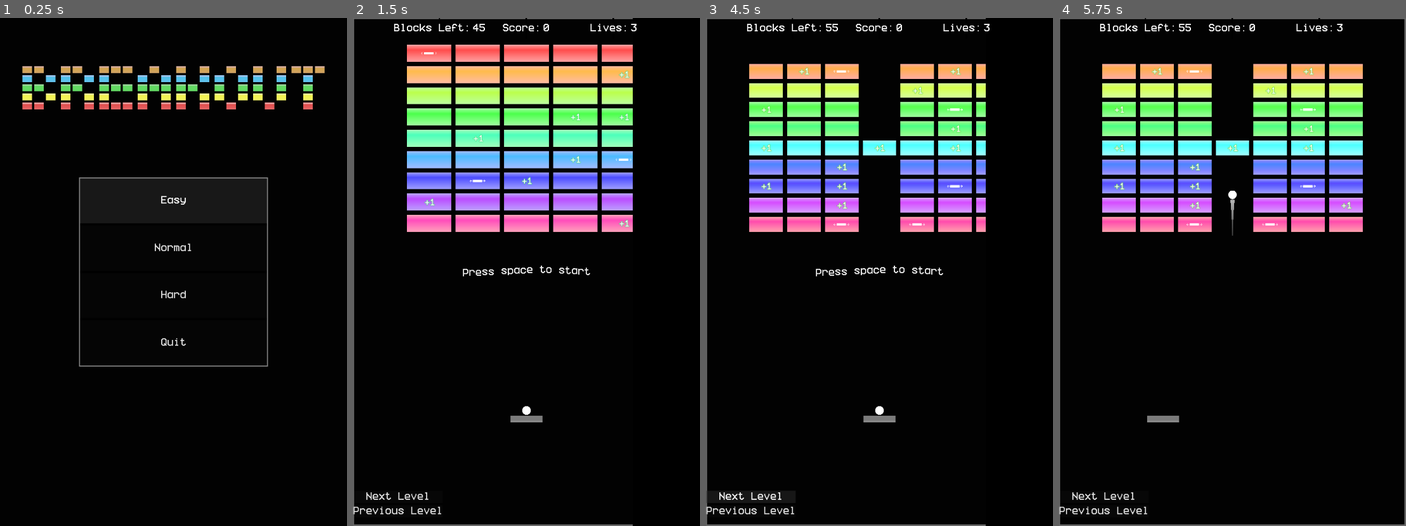
Above: before the commit, frames 1-4 (left to right).
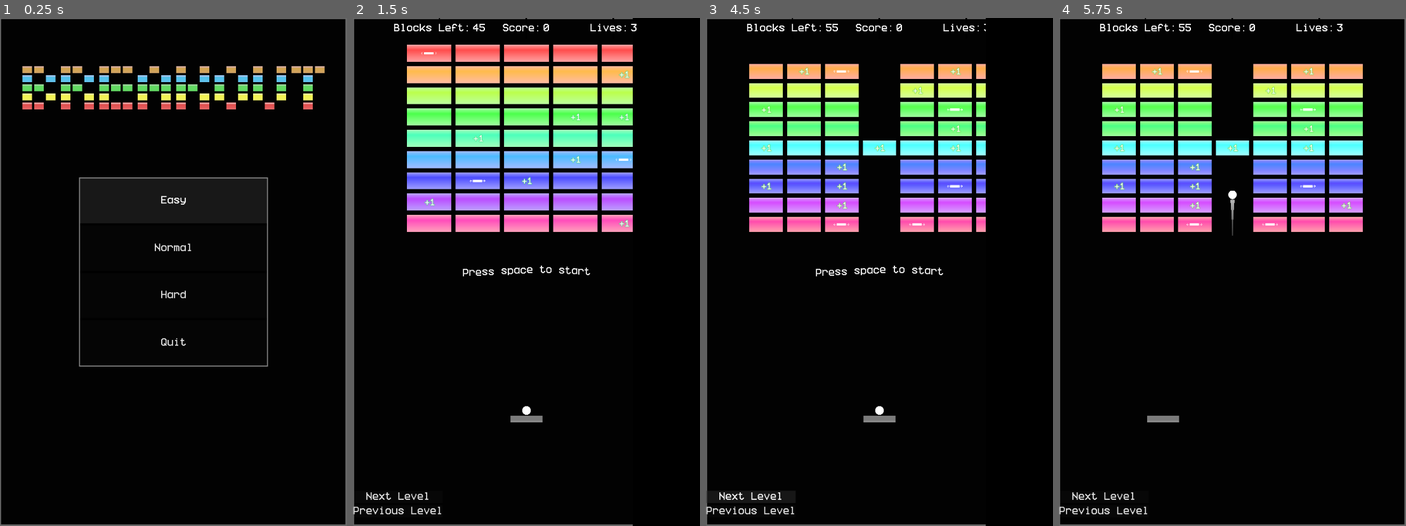
Above: after the commit, the same moments.

Repository: ProudFridge/Breakout
Game: Godot game, scene res://scenes/main_menu/main_menu.tscn
Two runs of this game, one before a commit and one after it. Both use one fixed random seed, a clock stepped at 60 frames per second and the inputs below. Sound files missing from this copy of the repository are replaced by a short silence.
Inputs (mouse positions are in pixels of both pictures, inside the frame that each line leads up to):
- Up to frame 1 (0.25 s): no input
- Up to frame 2 (1.5 s): click "Hard" at 0.5 s; click "Easy" at 1.25 s
- Up to frame 3 (4.5 s): tap Space (space) at 2 s; move the mouse to (955, 246) at 2.02 s; hold E (tilt_right) 2.03-2.75 s; hold Space (space) 2.03-2.75 s; click (955, 246) at 2.17 s; click "Previous Level" at 2.75 s; click "Next Level" at 3.5 s; click "Next Level" at 4.25 s
- Up to frame 4 (5.75 s): tap Space (space) at 5 s; move the mouse to (1163, 297) at 5.02 s; hold Down from 5.03 s (still down); tap Alt at 5.1 s

The runs differ from the first frame. In frame 1, 1.5% of the frame differs, in the area x 0-100%, y 0-100%; in frame 2, nothing differs; in frame 3, less than 0.1%; in frame 4, nothing differs.

Commit message:
Add Border singleton to draw borders on every scene

Diff:
--- a/project.godot
+++ b/project.godot
@@ -22,6 +22,7 @@
 SwitcherSingleton="*uid://ci3w6p800a1sx"
 Dev="*uid://cb1abnh31v1m8"
 Global="*uid://cyosyy32kf50o"
+Border="*uid://cqh1xa63idtcb"
 
 [debug]
 
--- a/scenes/arena/arena.tscn
+++ b/scenes/arena/arena.tscn
@@ -1,6 +1,5 @@
 [gd_scene format=3 uid="uid://cniqxh06sbxw5"]
 
-[ext_resource type="Script" uid="uid://bahxyb1jog471" path="res://scenes/arena/arena.gd" id="1_ii07k"]
 [ext_resource type="PackedScene" uid="uid://crl3sjvrqcwai" path="res://scenes/managers/game_manager/game_manager.tscn" id="1_u52cf"]
 [ext_resource type="PackedScene" uid="uid://x512y2sg1mhi" path="res://scenes/managers/boundary_manager/boundary_manager.tscn" id="2_2ml6w"]
 [ext_resource type="PackedScene" uid="uid://blmhj0qtrvphf" path="res://scenes/managers/block_manager/block_manager.tscn" id="2_ii07k"]
@@ -22,7 +21,6 @@
 bg_color = Color(0.32544068, 0.32544097, 0.32544082, 1)
 
 [node name="Arena" type="Node2D" unique_id=2083693325]
-script = ExtResource("1_ii07k")
 
 [node name="BlockManager" parent="." unique_id=46482369 node_paths=PackedStringArray("abilityManager") instance=ExtResource("2_ii07k")]
 abilityManager = NodePath("../AbilityManager")
--- a/scenes/arena/arena.gd
+++ b/scenes/singletons/Border/border.gd
@@ -1,9 +1,7 @@
 extends Node2D
 
-
-# Called when the node enters the scene tree for the first time.
 func _ready() -> void:
-	pass # Replace with function body.
+	z_index = 10
 
 func _draw() -> void:
 	draw_rect(Rect2(Vector2.ZERO, Global.windowSize), Color.DIM_GRAY, false, 5)
Not shown, removed: scenes/arena/arena.gd.uid
Not shown, added: scenes/singletons/Border/border.gd.uid
